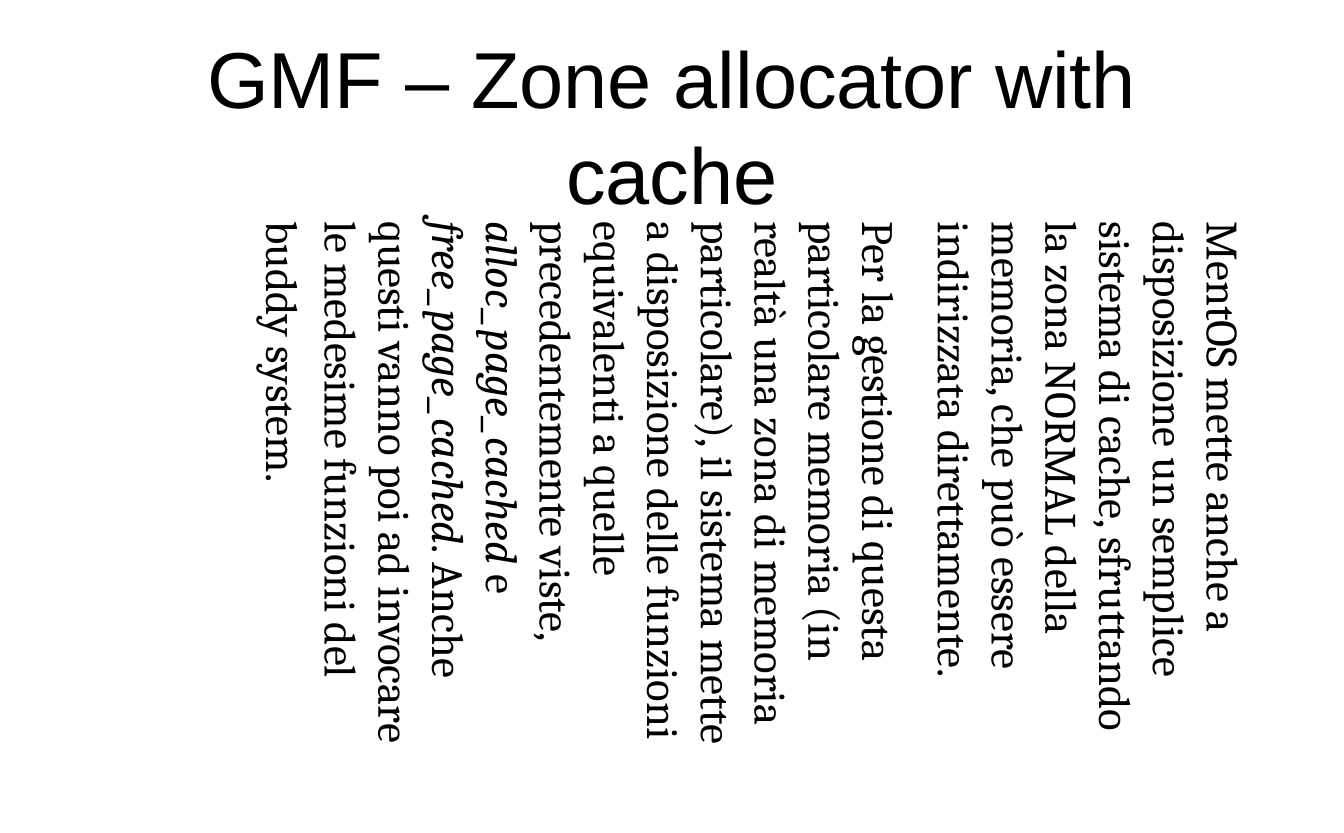
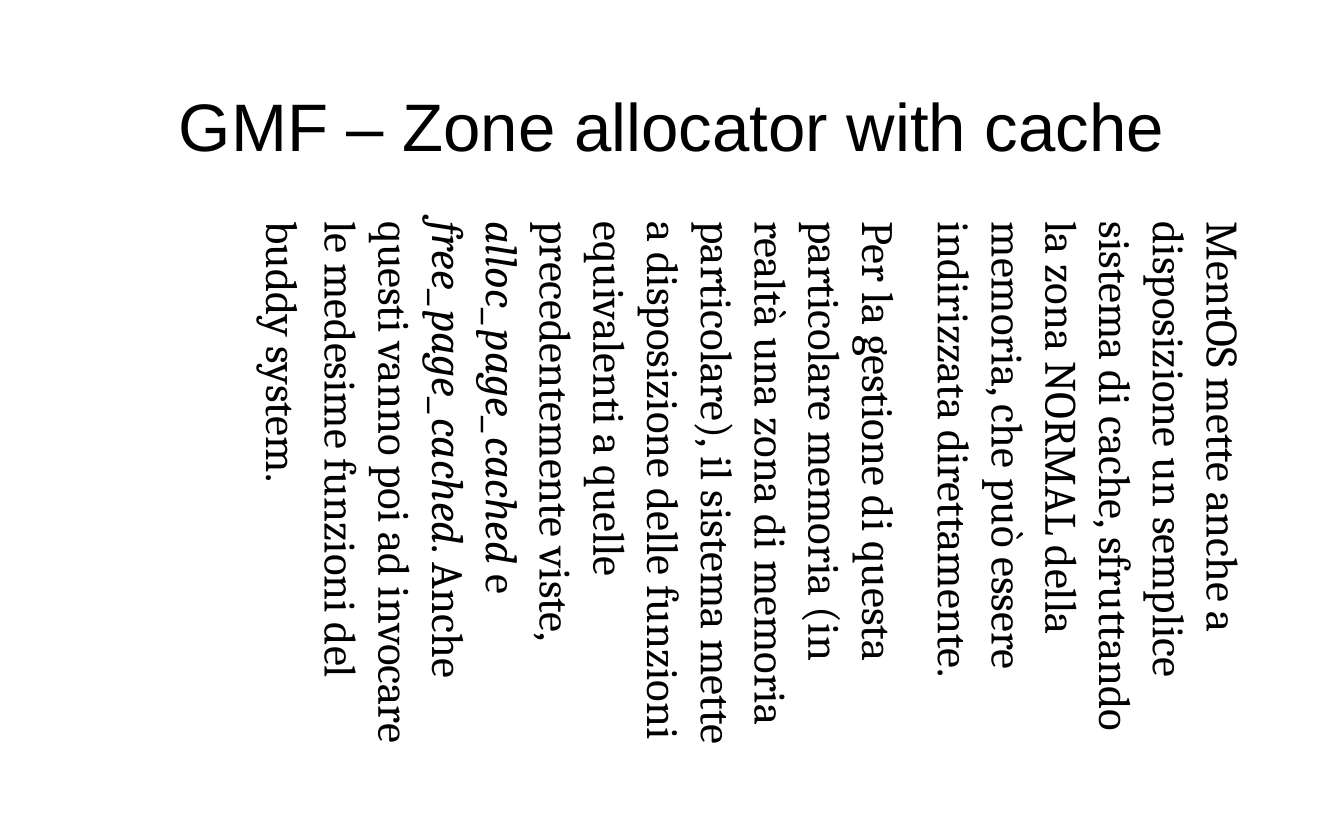
Before and after one commit to ProgrammazioneDiSistema2023-IA-ZZ/Group04, a slide deck: slide 17 of MentOS - Gestione Memoria.odp. Drawn at 1344x833 pixels with LibreOffice and Linux fonts; fonts in the diff are those of the drawing. Boxes give left, top, right and bottom in pixels: in the first picture for what was removed or moved away, otherwise in the second. Text is boxed around its words. In the diff, an @@ line names an element or a change of style, - is before the commit and + after.

Commit message:
Aggiunto confronto/impl con OS161 per allocatore
Mancano confronto/Impl per TLB e Paging

```diff
--- a/MentOS - Gestione Memoria.odp
+++ b/MentOS - Gestione Memoria.odp
@@ title "GMF – Zone allocator with ..." at (x1=179, y1=102, x2=1164, y2=152): size 56.7 to 48 pt @@
```
Also in this commit, not shown: 13 other slides changed, 10 slides added.
